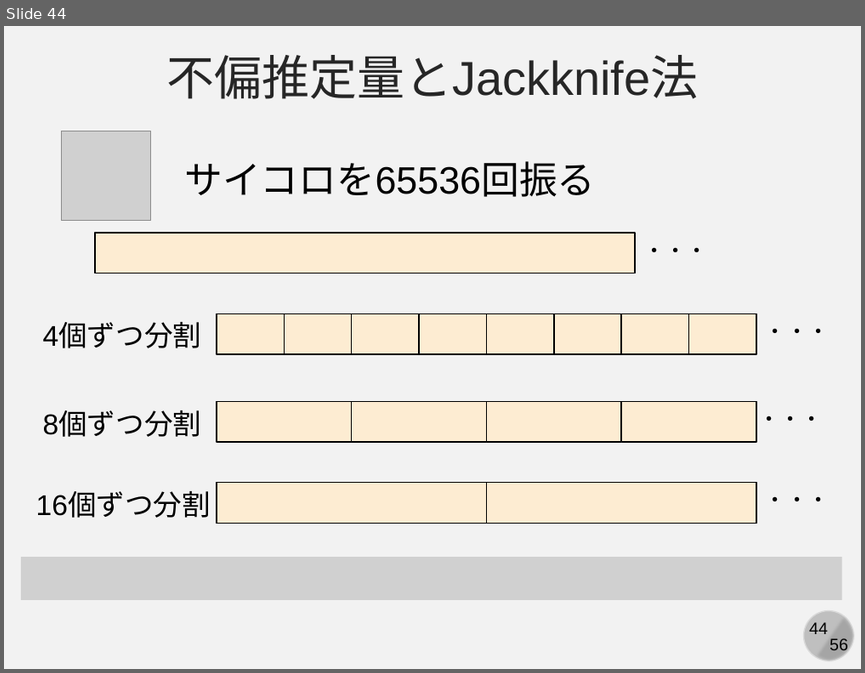
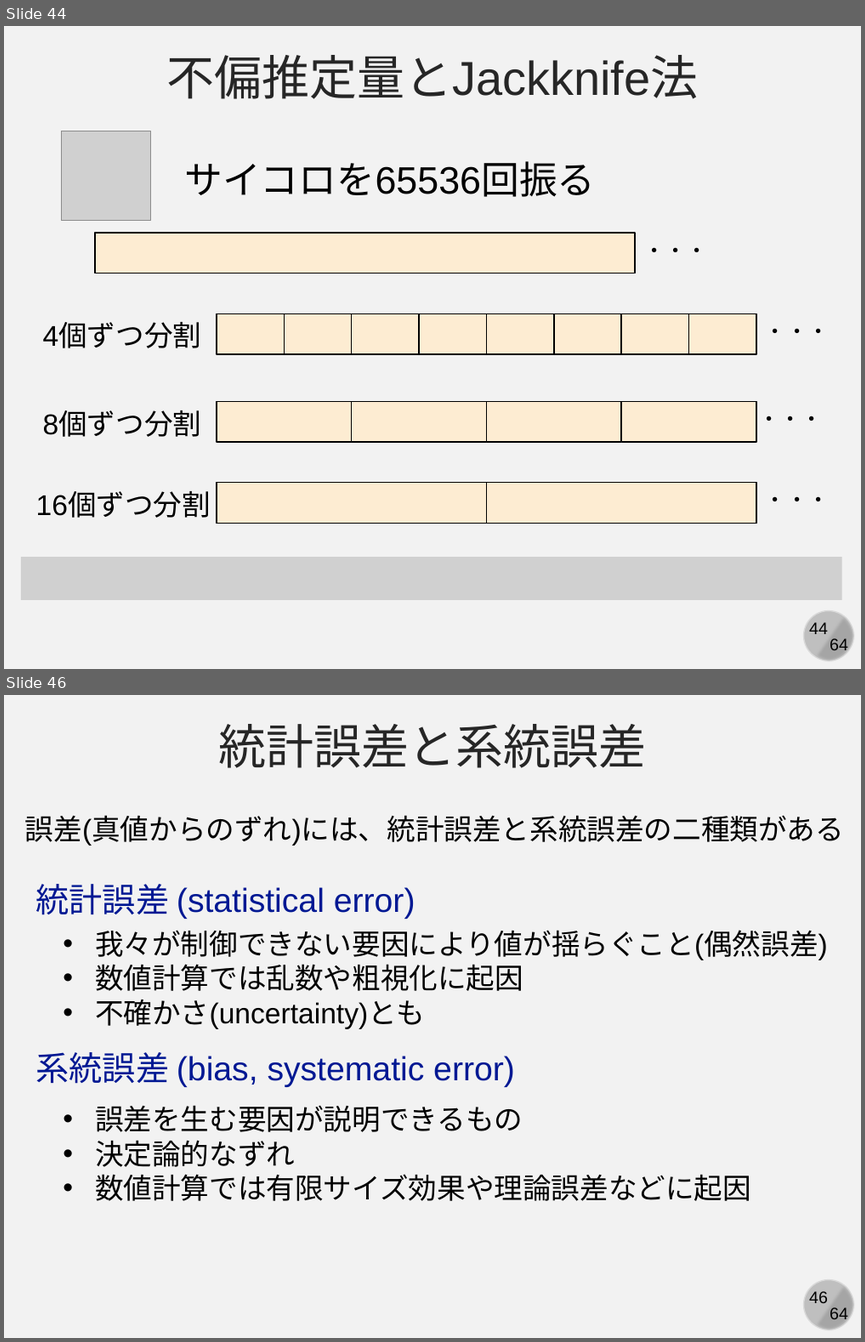
Before and after one commit to kaityo256/simulation_engineering, a slide deck: 03_mc_advanced/simulation03.pptx. Shown one above the other, each under a label of ours: slide 44 before the commit, slides 44 and 46 after it; the slides between them are not shown. The pictures are 865x673 and 865x1342 pixels, drawn with LibreOffice and Linux fonts; fonts in the diff are those of the drawing; grey boxes stand for pictures. Boxes give left, top, right and bottom in pixels: in the first picture for what was removed or moved away, otherwise in the second. Text is boxed around its words. In the diff, an @@ line names an element or a change of style, - is before the commit and + after.

```diff
--- a/03_mc_advanced/simulation03.pptx
+++ b/03_mc_advanced/simulation03.pptx
@@ slide 46 added at bbox=[4, 695, 861, 1338], background #F2F2F2; not listed: 4 template elements that a slide beside it also shows @@
@@ text added at bbox=[218, 724, 647, 768], 40 pt, text #262626 @@
+統計誤差と系統誤差
@@ text added at bbox=[25, 815, 844, 845], 24 pt, text #000000 @@
+誤差(真値からのずれ)には、統計誤差と系統誤差の二種類がある
@@ text added at bbox=[36, 884, 415, 919], 28 pt, text #011893 @@
+統計誤差 (statistical error)
@@ text added at bbox=[95, 930, 828, 1029], 24 pt, text #000000 @@
+• 我々が制御できない要因により値が揺らぐこと(偶然誤差)
+• 数値計算では乱数や粗視化に起因
+• 不確かさ(uncertainty)とも
@@ text added at bbox=[36, 1052, 515, 1087], 28 pt, text #011893 @@
+系統誤差 (bias, systematic error)
@@ text added at bbox=[95, 1105, 751, 1201], 24 pt, text #000000 @@
+• 誤差を生む要因が説明できるもの
+• 決定論的なずれ
+• 数値計算では有限サイズ効果や理論誤差などに起因
@@ slide 44 changed as well @@
@@ text at bbox=[829, 638, 848, 654]: text changed @@
-56
+64
```
Also in this commit, not shown: 44 other slides changed, 18 other slides added, 4 other files.
